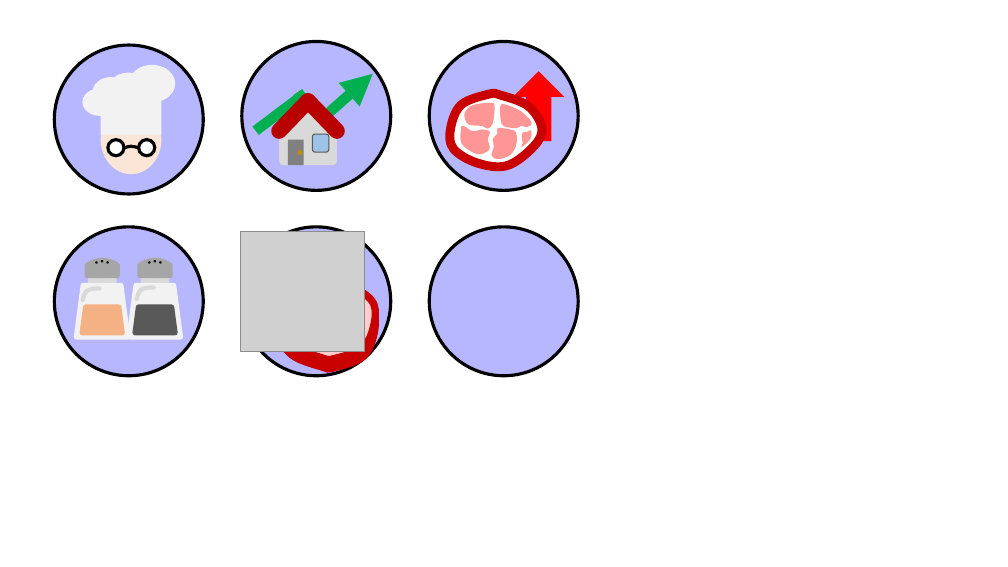
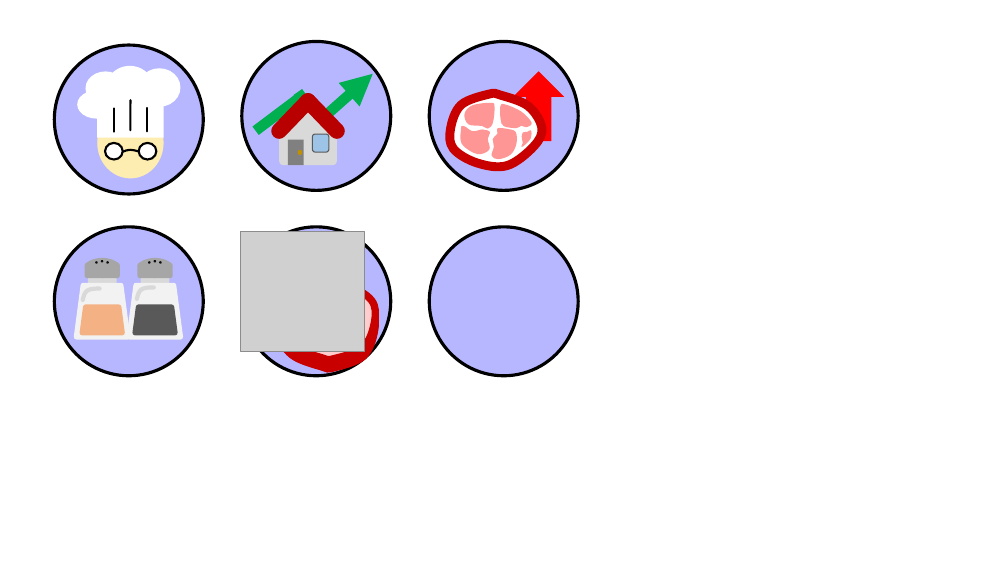
Before and after one commit to SNUGDC/CatDefense, a slide deck: slide 6 of UI Design.pptx. Drawn at 1008x567 pixels with LibreOffice and Linux fonts; fonts in the diff are those of the drawing; grey boxes stand for pictures. Boxes give left, top, right and bottom in pixels: in the first picture for what was removed or moved away, otherwise in the second. Text is boxed around its words. In the diff, an @@ line names an element or a change of style, - is before the commit and + after.

```diff
--- a/UI Design.pptx
+++ b/UI Design.pptx
@@ ellipse: place and size @@
-ellipse at <box>108,73,150,105</box>
+ellipse at <box>85,71,126,105</box>
@@ fill #F2F2F2 to #FFFFFF in 5 elements at <box>98,100,164,138</box>, <box>77,90,116,119</box>, <box>138,68,181,107</box>, <box>85,71,126,105</box>, <box>107,66,153,106</box> @@
@@ ellipse: place and size @@
-ellipse at <box>93,77,129,105</box>
+ellipse at <box>107,66,153,106</box>
@@ ellipse: place and size @@
-ellipse at <box>129,65,175,103</box>
+ellipse at <box>138,68,181,107</box>
@@ ellipse: place and size @@
-ellipse at <box>82,88,119,116</box>
+ellipse at <box>77,90,116,119</box>
@@ ellipse: place and size @@
-ellipse at <box>101,105,161,174</box>
+ellipse at <box>98,107,164,178</box>
@@ ellipse at <box>98,107,164,178</box>: fill #FBE5D6 to #FEEDB0 @@
@@ line added from (114, 108) to (114, 132), #000000 2 pt @@
@@ line added from (131, 100) to (130, 130), #000000 2 pt @@
@@ line added from (147, 108) to (147, 132), #000000 2 pt @@
@@ ellipse: place and size @@
-ellipse at <box>108,140,124,156</box>
+ellipse at <box>105,143,123,160</box>
@@ ellipse: place and size @@
-ellipse at <box>138,140,154,156</box>
+ellipse at <box>138,143,156,160</box>
@@ freeform shape: place and size @@
-freeform shape at <box>124,147,138,148</box>
+freeform shape at <box>123,150,138,152</box>
@@ outline #000000 3 pt to #000000 2 pt in 3 elements at <box>138,143,156,160</box>, <box>105,143,123,160</box>, <box>123,150,138,152</box> @@
```
Also in this commit, not shown: 2 slides added, 1 other file.
